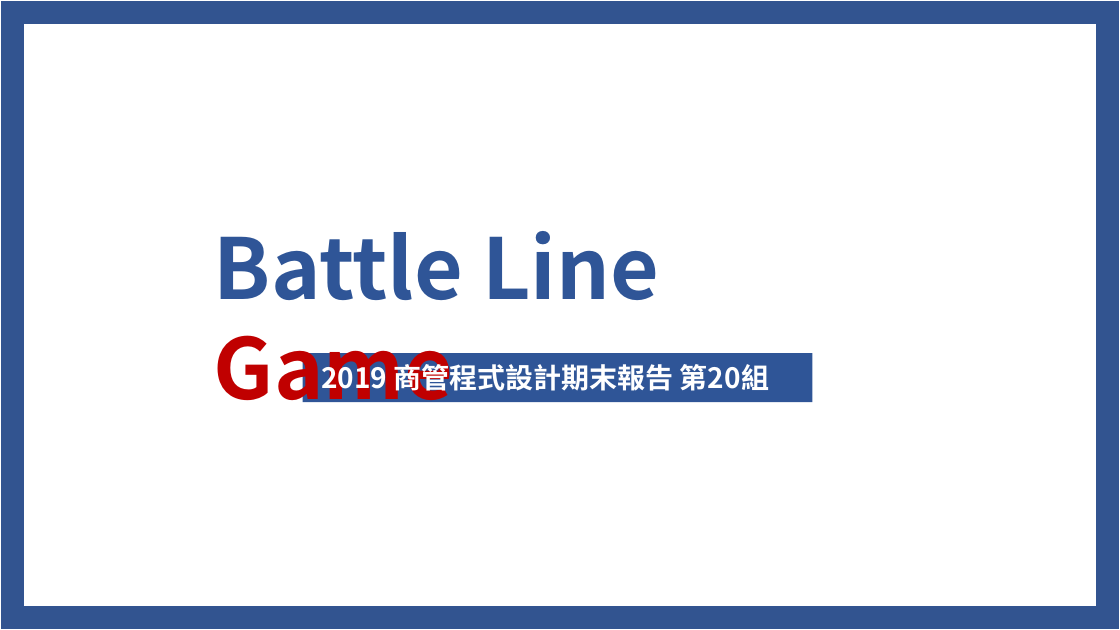
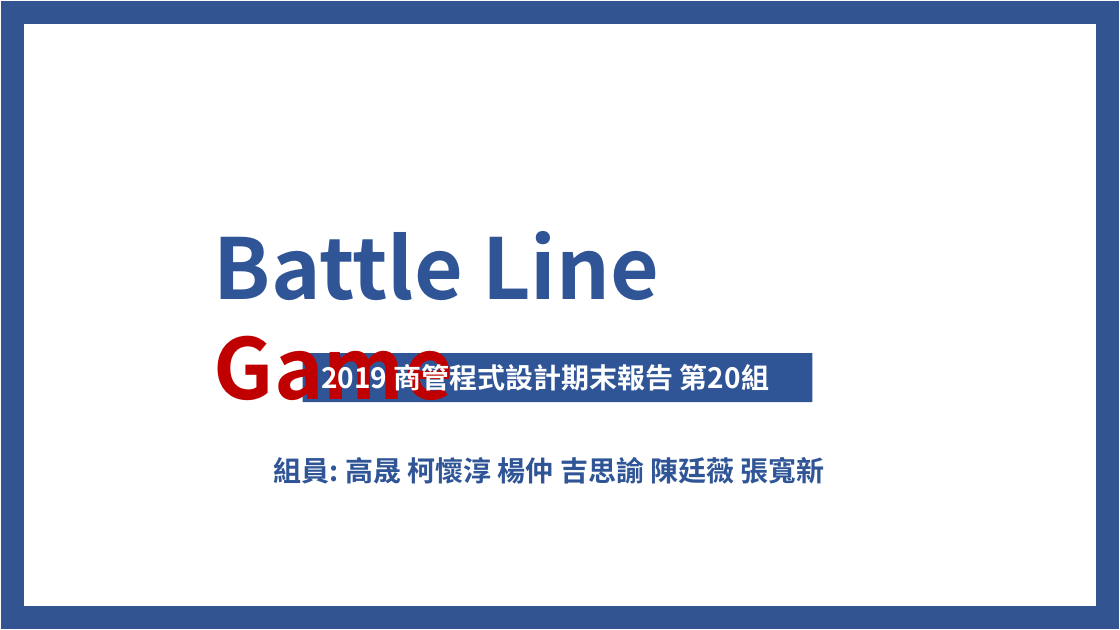
Before and after one commit to chen2369/p1, a slide deck: slide 1 of 商程期末報告PPT 2.pptx. Drawn at 1120x630 pixels with LibreOffice and Linux fonts; fonts in the diff are those of the drawing. Boxes give left, top, right and bottom in pixels: in the first picture for what was removed or moved away, otherwise in the second. Text is boxed around its words. In the diff, an @@ line names an element or a change of style, - is before the commit and + after.

```diff
--- a/商程期末報告PPT 2.pptx
+++ b/商程期末報告PPT 2.pptx
@@ text added at (274, 457, 825, 484), 24 pt, text #2F5597, bold @@
+組員: 高晟 柯懷淳 楊仲 吉思諭 陳廷薇 張寬新
```
Also in this commit, not shown: 1 other slide changed, 2 slides added.
